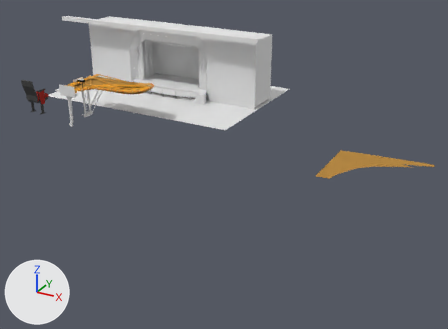
Two versions of the Blender file piano2.blend, one commit apart.
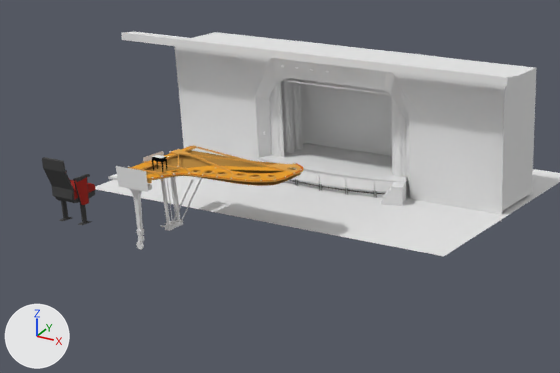
The first picture shows the older version from a 50 mm camera at (70.2, -106.0, 39.1) aimed at (16.3, -8.1, -9.8). The close-ups show both versions on the part from 0% to 63% of the width and 0% to 58% of the height of that picture; other places that the commit changed are outside them. The axes (+X, +Y, +Z) are drawn at lower left. The lights are the same throughout.

Names of what the first close-up shows: 'audience seat', 'backboard', 'curtains', 'floor', 'leg', 'leg to wheel', 'piano insides', 'piano insides.005', 'piano leg.', 'piano.002', 'stage', 'stage.001', 'stairs', 'top bar', 'walls'.
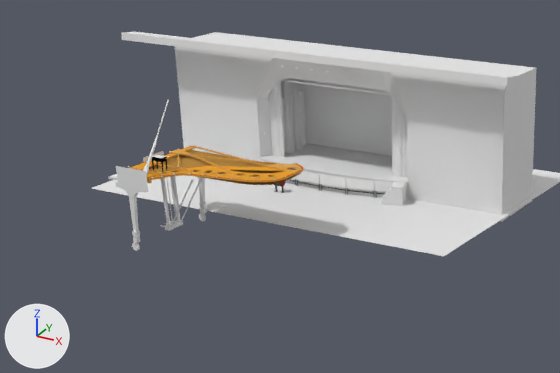
Boxes [x1, y1, x2, y2] around the edits, measured in the close-ups (560 x 373 px):
'walls', reshaped, modifiers changed: [175, 32, 537, 222] in both
'piano insides.005', moved: before [144, 150, 301, 186]; after [147, 150, 301, 185]
'audience seat', moved, turned, rescaled: before [42, 157, 95, 203]; after [274, 182, 286, 186]
'piano leg.', moved, turned, rescaled, modifiers changed: before [133, 194, 144, 236]; after [129, 177, 206, 238]
'audience seat black parts.001', moved, turned, rescaled: before [59, 170, 91, 225]; after [274, 183, 284, 193]
'audience seat red parts.001', moved, turned, rescaled (not visible afterwards): before [75, 177, 89, 205]
'lid holder', shown: after [143, 100, 169, 175]
'piano to leg', reshaped, moved, turned, rescaled, modifiers changed: before [128, 184, 152, 195]; after [116, 182, 145, 197]
'audience seat red parts', moved, turned, rescaled (not visible afterwards): before [69, 179, 96, 200]
'leg to wheel', moved: before [138, 235, 144, 246]; after [133, 208, 207, 247]
'leg', moved: before [136, 241, 144, 250]; after [132, 213, 206, 251]
part 2 of me_cube_000, deleted: before [128, 184, 152, 195]
part 3 of me_cube_000, added: after [116, 182, 145, 197]

What changed in the scene script:
```text
Change me_cube_005:
    where me_cube_005.from_pydata(...)  # 16 vertices, 13 faces; spans x -0.95..-0.31, y -1.19..1.23, z -3.88..-0.55
    used by ob_piano_leg; parent = ob_leg; location = (-8.405, -22.49, 2.847); scale = (-1.08, 0.213, 1.23)
    me_cube_005 part 1: the whole mesh is moved by (0.62, -23.19, 4.1)
Change me_cube_000:
    used by ob_piano_to_leg; parent = ob_leg; location = (-8.405, -22.52, 2.847); scale = (-1.08, 0.241, 1.23)
    remove me_cube_000.from_pydata(...)  # 90 vertices, 43 faces; spans x -2.34..1.0, y -1.02..1.01, z -0.55..0.35
    add me_cube_000.from_pydata(...)  # 90 vertices, 43 faces; spans x -1.73..1.62, y -21.7..-19.66, z 3.55..4.45
    me_cube_000 part 2: 90 vertices removed from x -2.34..1.0, y -1.02..1.01, z -0.55..0.35
    me_cube_000 part 3: 90 vertices added at x -1.73..1.62, y -21.7..-19.66, z 3.55..4.45
Change me_vert:
    used by ob_walls; location = (-1.1, 6.33, 9.78); scale = (1.3, 0.912, 1.0)
    remove me_vert.from_pydata(...)  # 454 vertices, 96 faces, 112 loose edges; spans x -15.6..15.6, y -8.4..0.3, z -10.6..3.6
    add me_vert.from_pydata(...)  # 95 vertices, 22 faces, 6 loose edges; spans x -15.6..6.7, y -8.4..0.3, z -10.6..3.6
    me_vert part 4: 8 vertices moved from x -7.3..-5.4, y -7.7..-0.1, z -1.9..3.6 to x -7.1..-5.2, y -7.7..-0.4, z -8.1..3.6; 378 vertices removed from x -15.6..15.6, y -7.7..0.3, z -10.6..3.6; 23 vertices added at x -15.5..0.0, y -7.6..0.2, z -10.5..3.5
Change ob_piano_insides_005:
    ob_piano_insides_005.location: (-4.56, -7.09, 25.44) -> (-4.56, -7.09, 25.49)
Change ob_audience_seat:
    ob_audience_seat.location: (-17.92, -21.23, 1.87) -> (-4.8, -5.06, 0.72)
    ob_audience_seat.rotation_euler: (0.0, 0.0, 0.0) -> (0.0538, 0.0, 0.0)  # degrees (0, 0, 0) -> degrees (3.1, 0, 0)
    ob_audience_seat.scale: (1.0, 1.0, 1.0) -> (0.328, 0.328, 0.328)
Change ob_lid_holder:
    remove ob_lid_holder.hide_viewport = True
Change ob_leg:
    ob_leg.location: (-8.22, -23.17, -0.99) -> (-7.98, -18.8, -0.21)
Change ob_leg_to_wheel:
    ob_leg_to_wheel.location: (-7.774, -22.49, -1.865) -> (-7.976, -18.8, -0.15)
Change ob_piano_leg:
    ob_piano_leg.matrix_parent_inverse: Matrix(((2.265, 0.0, 0.0, 18.1), (0.0, 0.0, 2.265, 6.759), (0.0, -2.265, 0.0, -50.96), (0.0, 0.0, 0.0, 1.0))) -> Matrix(((2.36, 0.0, 0.0, 18.83), (0.0, 0.0, 2.265, 0.479), (0.0, -2.265, 0.0, -42.59), (0.0, 0.0, 0.0, 1.0)))
    ob_piano_leg.location: (-8.405, -22.49, 2.847) -> (-7.976, -18.8, -0.211)
    ob_piano_leg.rotation_euler: (0.0, 0.0, 0.0) -> (-3.142, 0.0, 0.0)  # degrees (0, 0, 0) -> degrees (-180, 0, 0)
    ob_piano_leg.scale: (-1.08, 0.213, 1.23) -> (-1.04, -0.213, -1.23)
    where _m = ob_piano_leg.modifiers.new('Bevel', 'BEVEL')
    _m.segments: 3 -> 2
    add _m = ob_piano_leg.modifiers.new('Mirror', 'MIRROR')
    add _m.use_axis = (False, True, False)
Change ob_piano_to_leg:
    ob_piano_to_leg.matrix_parent_inverse: Matrix(((2.265, 0.0, 0.0, 18.1), (0.0, 0.0, 2.265, 6.759), (0.0, -2.265, 0.0, -50.96), (0.0, 0.0, 0.0, 1.0))) -> Matrix(((2.36, 0.0, 0.0, 18.83), (0.0, 0.0, 2.265, 0.479), (0.0, -2.265, 0.0, -42.59), (0.0, 0.0, 0.0, 1.0)))
    ob_piano_to_leg.location: (-8.405, -22.52, 2.847) -> (-7.976, -18.8, -0.211)
    ob_piano_to_leg.rotation_euler: (0.0, 0.0, 0.0) -> (-3.142, 0.0, 0.0)  # degrees (0, 0, 0) -> degrees (-180, 0, 0)
    ob_piano_to_leg.scale: (-1.08, 0.241, 1.23) -> (-1.04, -0.241, -1.23)
    add _m = ob_piano_to_leg.modifiers.new('Mirror', 'MIRROR')
    add _m.use_axis = (False, True, False)
Change ob_walls:
    add _m = ob_walls.modifiers.new('Mirror', 'MIRROR')
```
